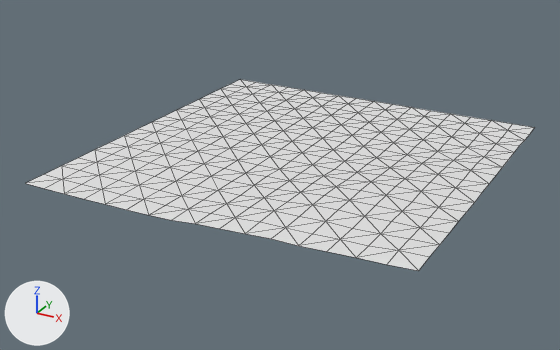
The OBJ model assets/maps/chunks/terrain_lod1_-6_-2.obj as it was, and as the next commit left it.
Camera for both pictures: a 50 mm camera at (-591.9, -27.4, 88.9) aimed at (-708.7, 184.9, -17.3). The axes (+X, +Y, +Z) are drawn at lower left. The lights are the same throughout. The first picture is the older version. Mesh edges are drawn as thin lines. Where no turn or scale is listed for an object, it has been applied to the vertices.

The first picture shows 'terrain_lod1_-6_-2'.
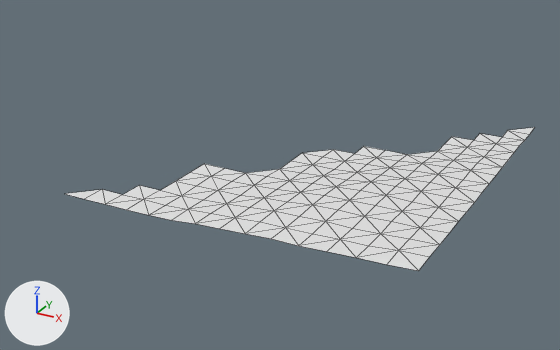
Diff of the bpy script that builds the scene:
```diff
--- a/assets/maps/chunks/terrain_lod1_-6_-2.obj.py
+++ b/assets/maps/chunks/terrain_lod1_-6_-2.obj.py
@@ me_terrain_lod1__6__2 @@
 # used by ob_terrain_lod1__6__2; location = (0.0, 0.0, 0.0)
-me_terrain_lod1__6__2.from_pydata(...)  # 289 vertices, 512 faces; spans x -768.0..-640.0, y 128.0..256.0, z -10.8..-5.7
+me_terrain_lod1__6__2.from_pydata(...)  # 138 vertices, 219 faces; spans x -752.0..-640.0, y 128.0..256.0, z -10.8..-5.7
+# me_terrain_lod1__6__2 part 1
+# 151 vertices are removed from x -768.0..-648.0, y 128.0..256.0, z -10.8
+# 293 faces are deleted
```

Where the change shows, as pixel boxes (x1, y1, x2, y2) in the pictures (560 x 350 px):
'terrain_lod1_-6_-2', reshaped (8% narrower, 24% shorter): before (26, 80, 535, 271); after (67, 127, 535, 271)
part 1 of me_terrain_lod1__6__2, deleted: before (26, 80, 534, 195)
